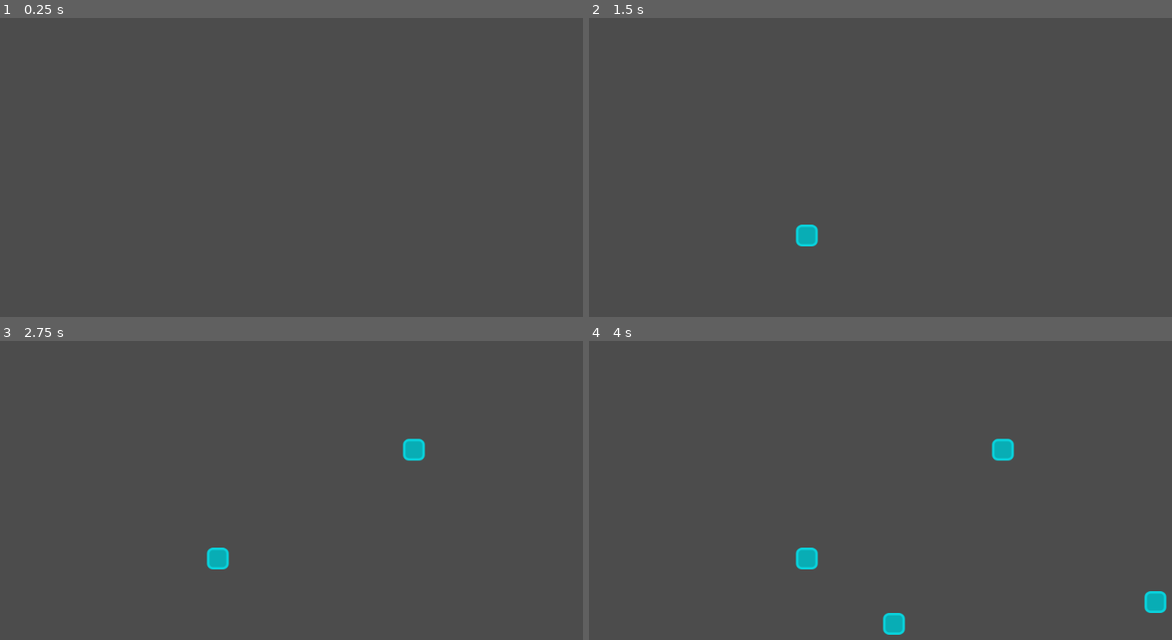
Above: before the commit, frames 1-4 (two rows, left to right).
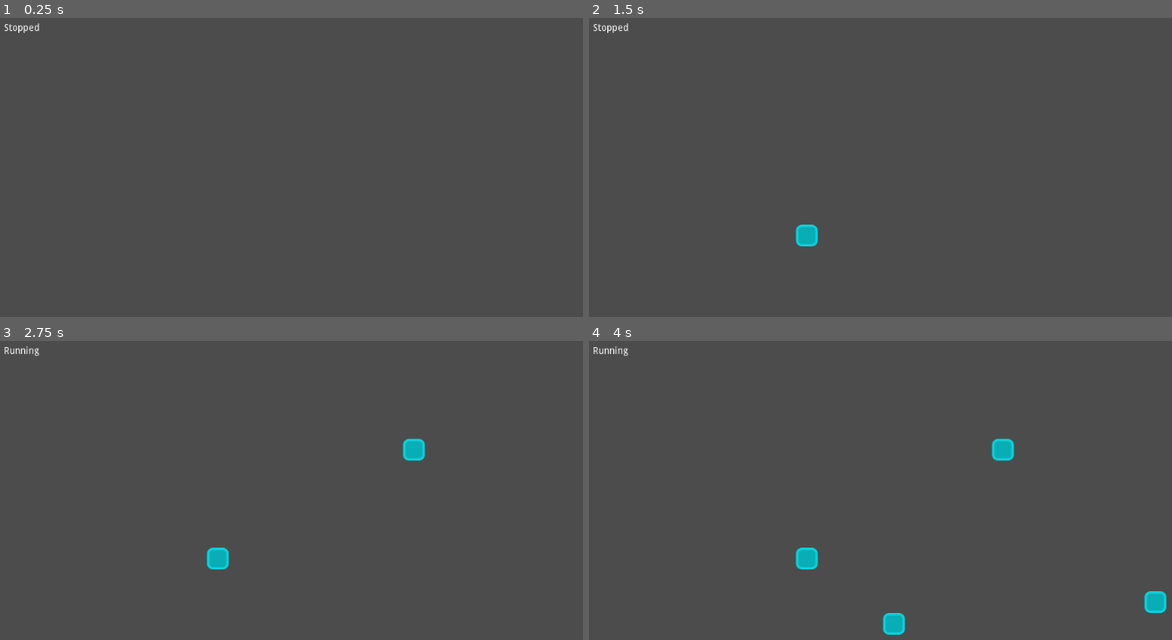
Above: after the commit, the same moments.

Repository: andrew-wilkes/godot-game-of-life
Game: Godot game, scene res://Main.tscn
Same seed, same stepped clock (60 frames per second), same inputs: the game is played once before the commit and once after it.
Inputs (mouse positions are in pixels of both pictures, inside the frame that each line leads up to):
- Up to frame 1 (0.25 s): no input
- Up to frame 2 (1.5 s): tap Enter (ui_accept) at 0.5, 1.35 s; move the mouse to (1090, 200) at 0.52 s; hold Enter (ui_accept) 0.53-1.28 s; click (1090, 200) at 0.67 s; tap Delete (ui_reset) at 1.25 s; move the mouse to (798, 242) at 1.27 s; click (798, 242) at 1.42 s
- Up to frame 3 (2.75 s): tap Enter (ui_accept) at 1.52, 1.82 s; move the mouse to (419, 454) at 2.02 s; hold Enter (ui_accept) from 2.03 s (still down); click (419, 454) at 2.17 s
- Up to frame 4 (4 s): move the mouse to (903, 628) at 2.77 s; release Enter (ui_accept) at 2.78 s; tap Enter (ui_accept) at 2.85, 3.02, 3.32 s; click (903, 628) at 2.92 s; move the mouse to (1148, 607) at 3.52 s; hold Enter (ui_accept) from 3.53 s (still down); click (1148, 607) at 3.67 s

The runs differ from the first frame. In frame 1, less than 0.1% of the frame differs, in the area x 0-7%, y 1-5%; in frame 2, less than 0.1%; in frame 3, less than 0.1%; in frame 4, less than 0.1%.

Commit message:
Add indicator for Running or Stopped

Diff:
--- a/src/Main.gd
+++ b/src/Main.gd
@@ -53,7 +53,6 @@
 	var cell = $Cell.duplicate()
 	cell.position = pos
 	add_child(cell)
-	print("Add ", cell.name)
 	cell.show()
 	cells[key] = cell
 	grids[1][key] = true
@@ -75,11 +74,17 @@
 func start_stop():
 	if $Timer.is_stopped() and cells.size() > 0:
 		$Timer.start()
+		$c/Running.show()
+		$c/Stopped.hide()
 	else:
 		$Timer.stop()
+		$c/Running.hide()
+		$c/Stopped.show()
 
 func reset():
 	$Timer.stop()
+	$c/Running.hide()
+	$c/Stopped.show()
 	for key in cells.keys():
 		cells[key].queue_free()
 	grids[0].clear()
--- a/src/Main.tscn
+++ b/src/Main.tscn
@@ -15,4 +15,27 @@
 modulate = Color( 0.0392157, 0.827451, 0.866667, 1 )
 texture = ExtResource( 2 )
 
+[node name="c" type="CanvasLayer" parent="."]
+
+[node name="Stopped" type="Label" parent="c"]
+margin_left = 6.29541
+margin_top = 7.61493
+margin_right = 50.2954
+margin_bottom = 21.6149
+text = "Stopped"
+__meta__ = {
+"_edit_use_anchors_": false
+}
+
+[node name="Running" type="Label" parent="c"]
+visible = false
+margin_left = 6.29541
+margin_top = 7.61493
+margin_right = 50.2954
+margin_bottom = 21.6149
+text = "Running"
+__meta__ = {
+"_edit_use_anchors_": false
+}
+
 [connection signal="timeout" from="Timer" to="." method="_on_Timer_timeout"]
Not shown, changed: cells.png
